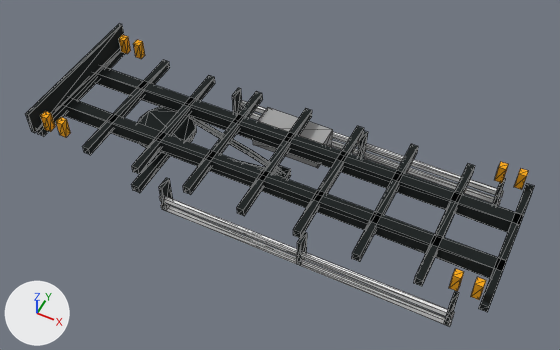
An edit to the glTF model src/render/assets/krone-azw-18-trailer.glb, drawn before and after from the same camera.
Rendered twice from a 50 mm camera at (5.78, -7.34, 10.05) aimed at (2.14, -0.07, 0.96). The lights are fixed; the arrows at lower left show +X, +Y and +Z. The first picture is the older version. Mesh edges are drawn as thin lines. Where no turn or scale is listed for an object, it has been applied to the vertices. Vertices at exactly the same position are counted once.

Script lines for the objects in view, before the commit:
```python
me_dolly = bpy.data.meshes.new('dolly')
me_dolly.from_pydata(...)  # 116 vertices, 208 faces; spans x -1.38..1.38, y -1.02..1.02, z -0.29..0.29
me_dolly.materials.append(mat_dolly)
me_trailer = bpy.data.meshes.new('trailer')
me_trailer.from_pydata(...)  # 264 vertices, 396 faces; spans x -3.72..3.72, y -1.28..1.28, z -0.62..0.62
me_trailer.materials.append(mat_trailer)
# before: 161 (3.32, -1.19, -0.47) at pixel (451, 323), 162 (3.32, -1.25, -0.47) at pixel (449, 326), 165 (3.32, -1.25, -0.37) at pixel (451, 322), 166 (3.32, -1.19, -0.37) at pixel (452, 320), 169 (3.32, -1.19, -0.27) at pixel (453, 316)
# before: 170 (3.32, -1.25, -0.27) at pixel (452, 319), 173 (3.32, -1.25, -0.17) at pixel (453, 315), 174 (3.32, -1.19, -0.17) at pixel (454, 312), 192 (3.23, -1.04, -0.45), 193 (3.29, -1.04, -0.45)
# before: 194 (3.29, -1.26, -0.45) at pixel (447, 325), 195 (3.23, -1.26, -0.45) at pixel (443, 324), 196 (3.23, -1.26, 0.08) at pixel (450, 302), 197 (3.29, -1.26, 0.08) at pixel (454, 304), 198 (3.29, -1.04, 0.08) at pixel (459, 292)
# before: 199 (3.23, -1.04, 0.08) at pixel (454, 291)
# before: 184 (0.96, -1.04, -0.45), 185 (1.02, -1.04, -0.45), 186 (1.02, -1.26, -0.45) at pixel (300, 265), 187 (0.96, -1.26, -0.45) at pixel (296, 264), 188 (0.96, -1.26, 0.08) at pixel (297, 242)
# before: 189 (1.02, -1.26, 0.08) at pixel (301, 243), 190 (1.02, -1.04, 0.08) at pixel (307, 233), 191 (0.96, -1.04, 0.08) at pixel (303, 231)
# before: 201 (3.32, 1.25, -0.47) at pixel (499, 203), 202 (3.32, 1.19, -0.47) at pixel (498, 205), 205 (3.32, 1.19, -0.37) at pixel (500, 201), 206 (3.32, 1.25, -0.37) at pixel (501, 199), 209 (3.32, 1.25, -0.27) at pixel (502, 195)
# before: 210 (3.32, 1.19, -0.27) at pixel (501, 197), 213 (3.32, 1.19, -0.17) at pixel (502, 193), 214 (3.32, 1.25, -0.17) at pixel (503, 191)
ob_dolly = bpy.data.objects.new('dolly', me_dolly)
ob_dolly.location = (0.88, 0.0, 0.72)
ob_trailer = bpy.data.objects.new('trailer', me_trailer)
ob_trailer.location = (2.05, 0.0, 1.05)
```
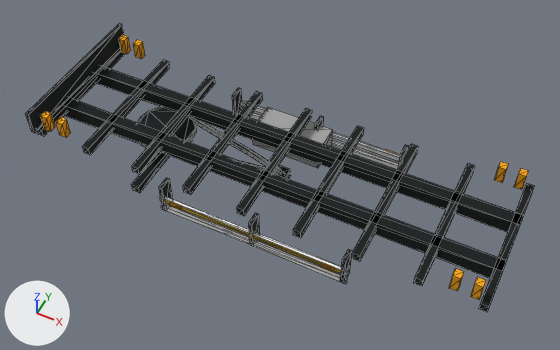
What the commit changed:
me_trailer is used by ob_trailer; location (2.05, 0.0, 1.05).
Verts and faces of me_trailer; kept vertices keep their numbers, new ones are numbered from 264.
me_trailer had 264 vertices, 396 faces and spanned x -3.72..3.72, y -1.28..1.28, z -0.62..0.62.
me_trailer now has 312 vertices, 468 faces and spans x -3.72..3.72, y -1.28..1.28, z -0.62..0.62.
me_trailer part 1: a new loose piece, a box spanning x -1.2975..1.6501, y -1.2552..-1.2452, z -0.2549..-0.1949, in mat_trailer.
me_trailer part 2: a new loose piece, a box spanning x -1.198..-0.998, y -1.265..-1.245, z -0.275..-0.175, in mat_trailer.
me_trailer part 3: a new loose piece, a box spanning x 1.35..1.55, y -1.265..-1.245, z -0.275..-0.175, in mat_trailer.
me_trailer part 4: the loose piece of 8 vertices spanning x 0.96..1.02, y 1.04..1.26, z -0.45..0.08 is moved by (-0.79, 0.0, 0.0).
me_trailer part 5: the loose piece of 8 vertices spanning x 3.23..3.29, y 1.04..1.26, z -0.45..0.08 is moved by (-1.57, 0.0, 0.0).
Part 6, on me_trailer:
Vertices 161, 162, 165, 166, 169, 170, 173, 174, 192 to 199 move by (-1.57, 0.0, 0.0).
Part 7, on me_trailer:
Vertices 184 to 191 move by (-0.78, 0.0, 0.0).
Part 8, on me_trailer:
Vertices 201, 202, 205, 206, 209, 210, 213, 214 move by (-1.57, 0.0, 0.0).
Other edits to the shape of me_trailer do not show in these pictures.

Changed parts and their boxes [x1, y1, x2, y2] in the pictures (560 x 350 px; the box of a moved part takes in the faces that stretch with it):
'trailer', reshaped
    before: [26, 23, 534, 327]
    after: [26, 23, 534, 312]
part 1 of me_trailer, added
    after: [165, 200, 341, 273]
part 2 of me_trailer, added
    after: [170, 201, 182, 211]
part 3 of me_trailer, added
    after: [321, 262, 334, 272]
part 4 of me_trailer, moved or reshaped
    before: [358, 131, 368, 158]
    after: [315, 116, 324, 129]
part 5 of me_trailer, moved or reshaped
    before: [493, 178, 506, 206]
    after: [398, 145, 409, 167]
part 6 of me_trailer, moved or reshaped
    before: [160, 196, 459, 327]
    after: [160, 196, 352, 284]
part 7 of me_trailer, moved or reshaped
    before: [297, 232, 307, 265]
    after: [249, 213, 260, 246]
part 8 of me_trailer, moved or reshaped
    before: [240, 100, 504, 205]
    after: [240, 100, 400, 169]
